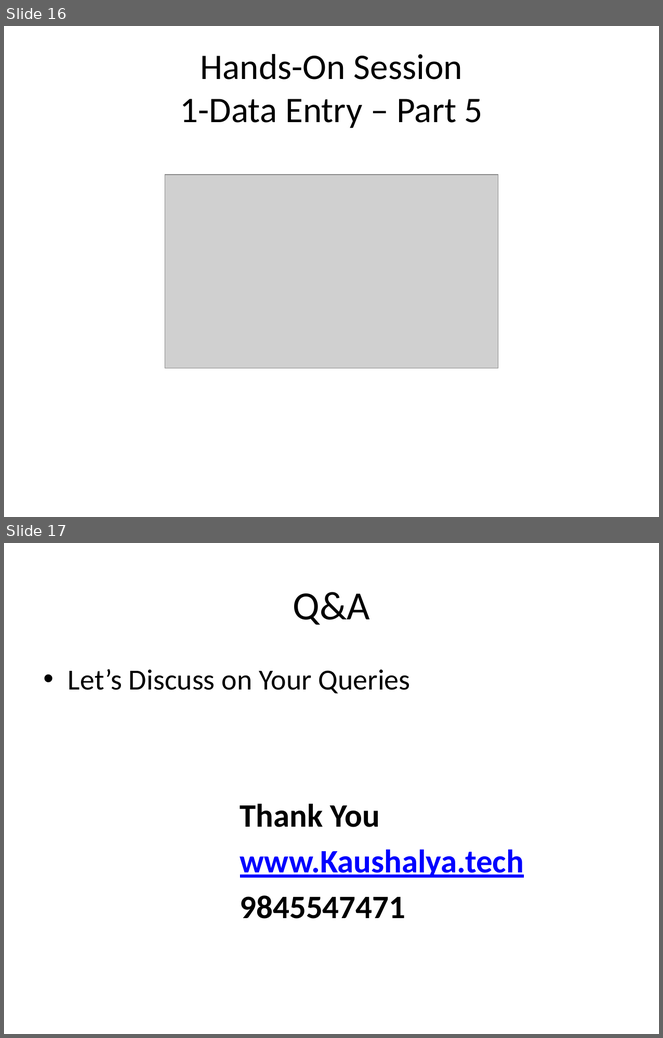
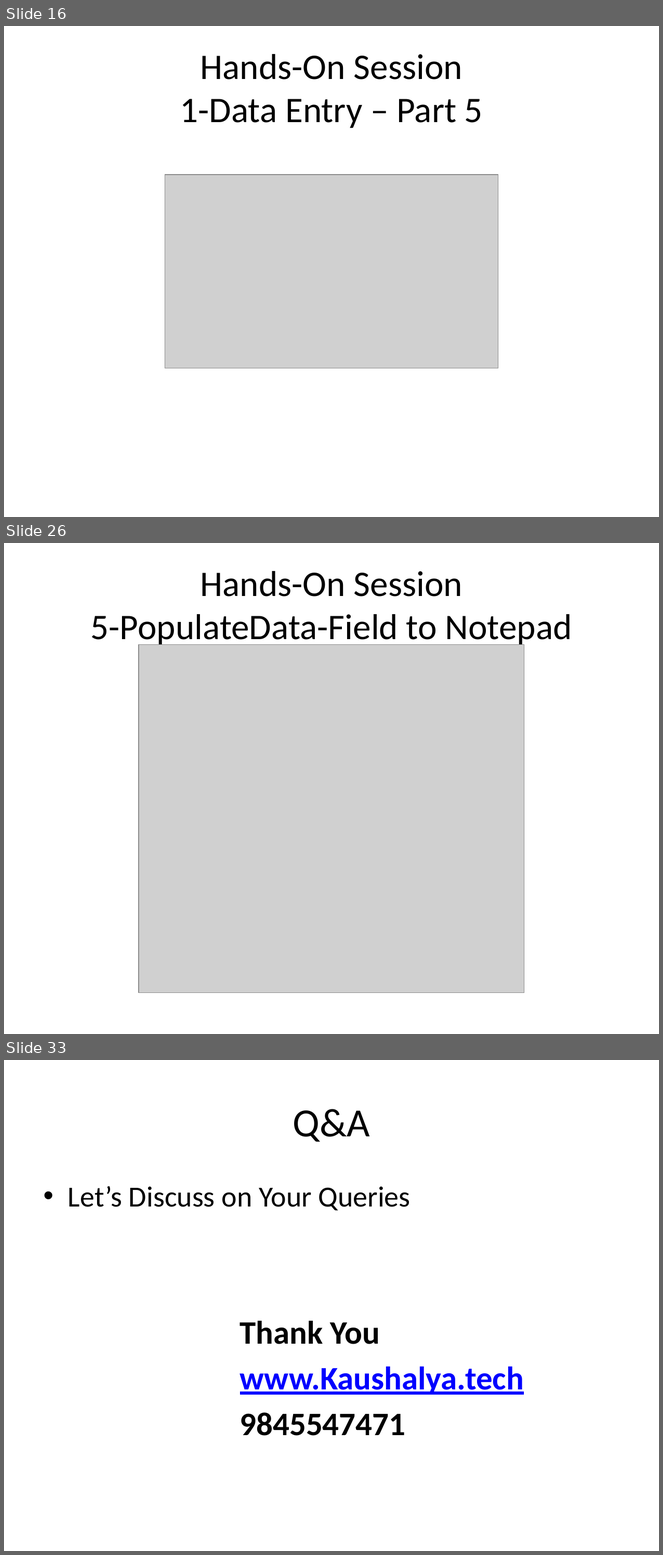
Before and after one commit to raghuprasadks/rpaworkshop, a slide deck: presentation/RPA_Introduction.pptx. Shown one above the other, each under a label of ours: slides 16 and 17 before the commit, slides 16, 26 and 33 after it; the slides between them are not shown. The pictures are 663x1038 and 663x1555 pixels, drawn with LibreOffice and Linux fonts; fonts in the diff are those of the drawing; grey boxes stand for pictures. Boxes give left, top, right and bottom in pixels: in the first picture for what was removed or moved away, otherwise in the second. Text is boxed around its words. In the diff, an @@ line names an element or a change of style, - is before the commit and + after.

```diff
--- a/presentation/RPA_Introduction.pptx
+++ b/presentation/RPA_Introduction.pptx
@@ slide 26 added at box(4, 543, 659, 1034), background #FFFFFF @@
@@ title added at box(91, 571, 572, 649), 39.6 pt, text #000000 @@
+Hands-On Session
+5-PopulateData-Field to Notepad
@@ picture added at box(139, 644, 525, 993) @@
@@ what was slide 17 is now slide 33 @@
```
Also in this commit, not shown: 1 slide changed, 15 other slides added, 46 other files.
